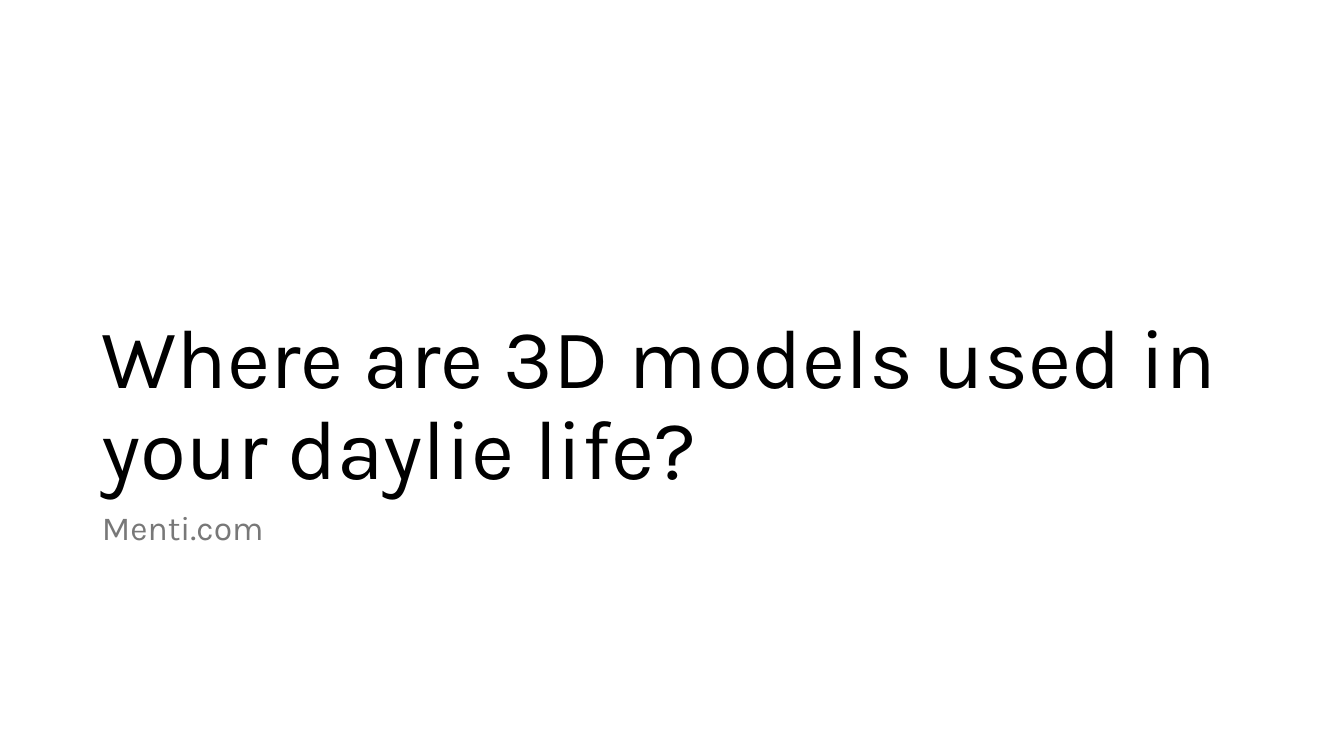
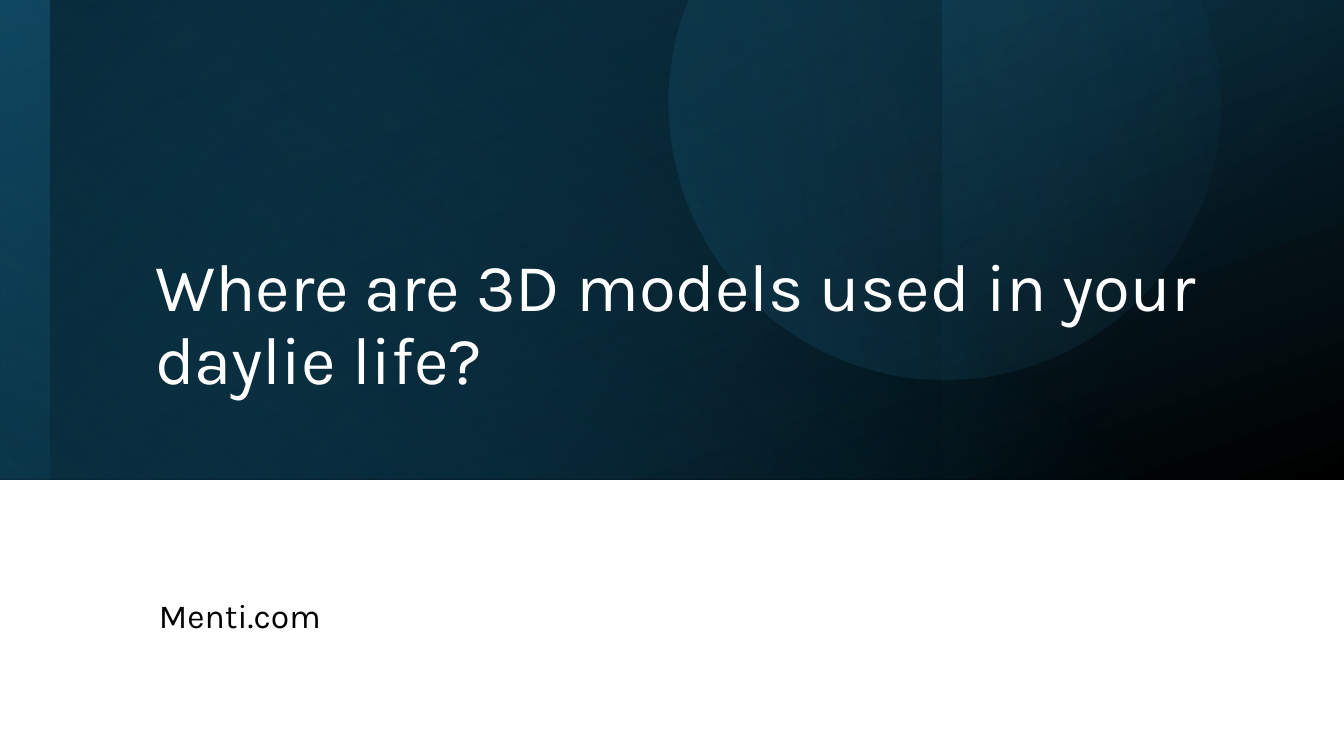
Before and after one commit to sebivenlo/esd-2024-threejs, a slide deck: slide 4 of Präsentation.pptx (slide 3 before the commit). Drawn at 1344x756 pixels with LibreOffice and Linux fonts; fonts in the diff are those of the drawing. Boxes give left, top, right and bottom in pixels: in the first picture for what was removed or moved away, otherwise in the second. Text is boxed around its words. In the diff, an @@ line names an element or a change of style, - is before the commit and + after.

Commit message:
Upload new presentation

```diff
--- a/Präsentation.pptx
+++ b/Präsentation.pptx
@@ rectangle added at bbox=[0, 0, 1344, 480], fill gradient #104862 to #000000 @@
@@ rectangle added at bbox=[0, 0, 1343, 479], fill gradient #156082 to #104862 @@
@@ rectangle added at bbox=[0, 0, 942, 480], fill gradient #0B3041 to #000000 @@
@@ rectangle added at bbox=[49, 0, 1344, 480], fill gradient #156082 to #000000 @@
@@ freeform shape added at bbox=[572, 0, 1289, 477], fill gradient #156082 to #46B1E1 @@
@@ title "Where are 3D models used ...": place and size @@
-title "Where are 3D models used ..." at bbox=[102, 330, 1217, 499]
+title "Where are 3D models used ..." at bbox=[155, 264, 1195, 401]
@@ title "Where are 3D models used ..." at bbox=[155, 264, 1195, 401]: size 60 to 48 pt, text colour #000000 to #FFFFFF @@
@@ text "Menti.com": place and size @@
-text "Menti.com" at bbox=[102, 517, 264, 541]
+text "Menti.com" at bbox=[159, 605, 321, 629]
@@ text "Menti.com" at bbox=[159, 605, 321, 629]: text colour #797979 to #000000; vertical alignment top to middle @@
```
Also in this commit, not shown: 4 other slides changed, 7 slides added, 7 slides removed.
